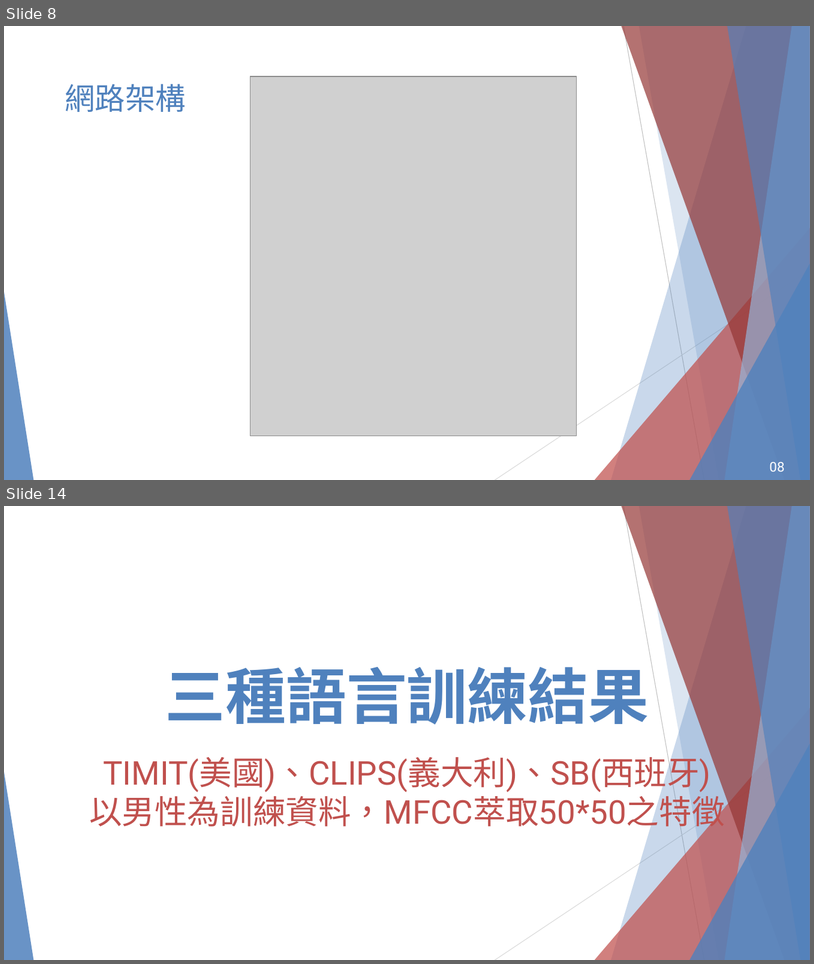
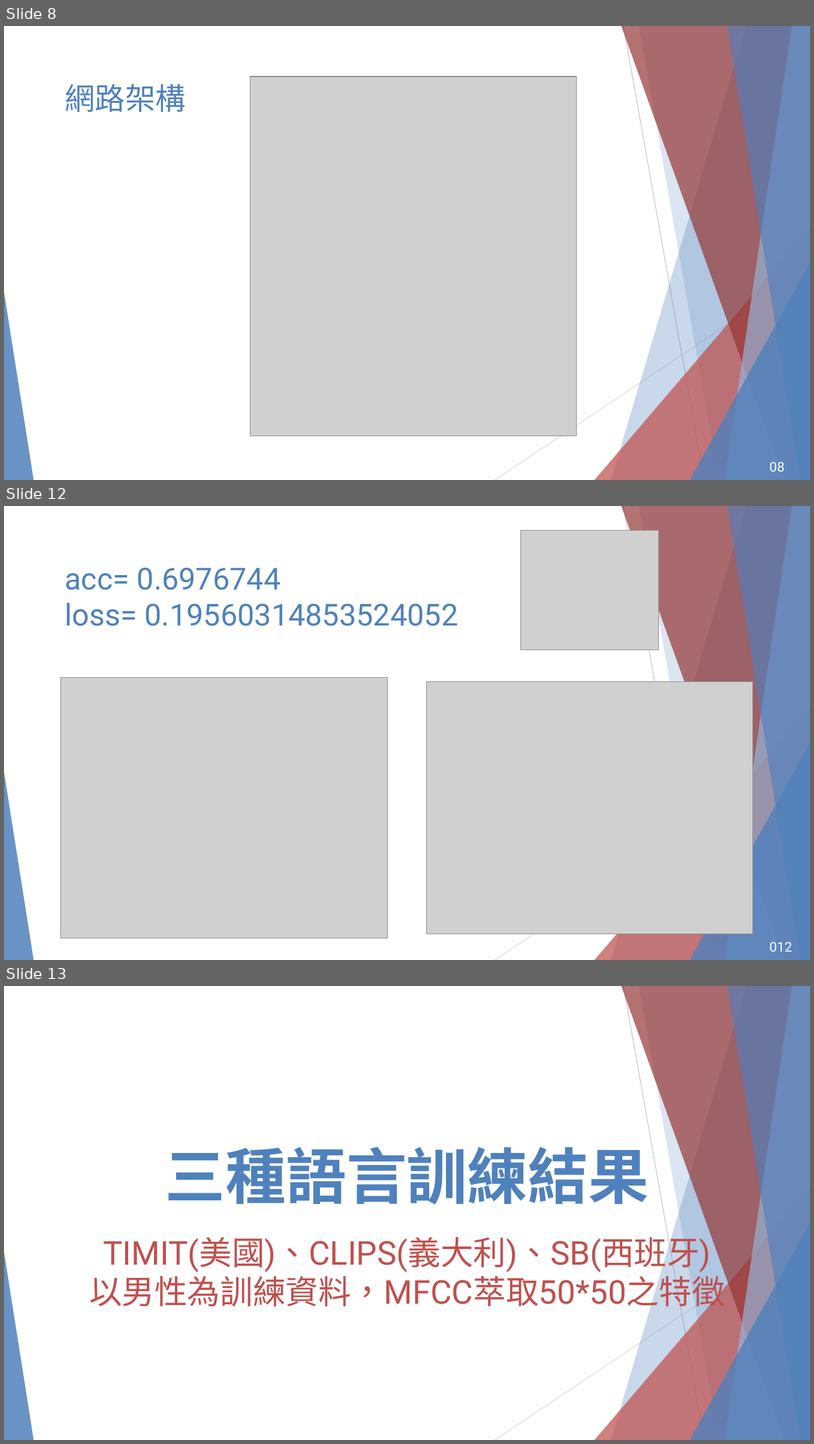
Before and after one commit to chwen529/TIMITDIC_231101, a slide deck: 2023-11-15.pptx. Shown one above the other, each under a label of ours: slides 8 and 14 before the commit, slides 8, 12 and 13 after it; the slides between them are not shown. The pictures are 814x964 and 814x1444 pixels, drawn with LibreOffice and Linux fonts; fonts in the diff are those of the drawing; grey boxes stand for pictures; background and template pictures are left out. Boxes give left, top, right and bottom in pixels: in the first picture for what was removed or moved away, otherwise in the second. Text is boxed around its words. In the diff, an @@ line names an element or a change of style, - is before the commit and + after.

```diff
--- a/2023-11-15.pptx
+++ b/2023-11-15.pptx
@@ slide 12 added at [4,506,810,960], background picture (left out); not listed: 10 template elements that a slide beside it also shows @@
@@ picture added at [521,530,659,649] @@
@@ text added at [65,567,459,626], 36 pt, text #4F81BD @@
+acc= 0.6976744
+loss= 0.19560314853524052
@@ picture added at [61,678,388,938] @@
@@ picture added at [427,681,753,934] @@
@@ page number added at [770,942,792,951], 16 pt, text #FFFFFF @@
+012
@@ what was slide 14 is now slide 13 @@
```
Also in this commit, not shown: 1 slide changed, 2 other slides added, 4 slides removed, 4 other files.
